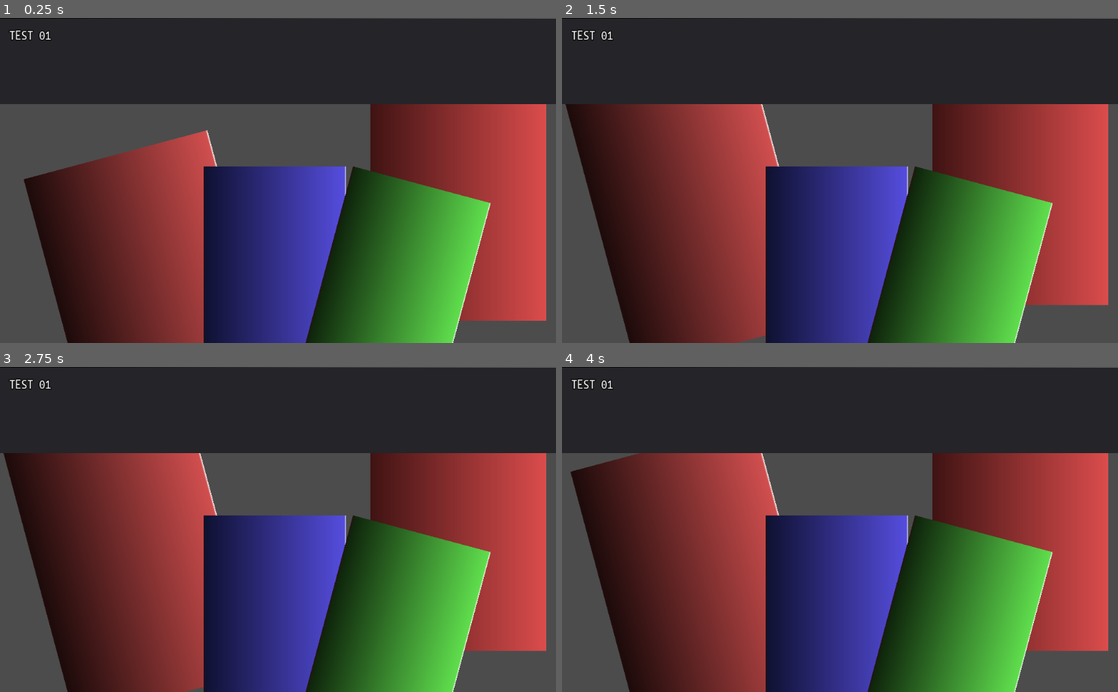
Above: before the commit, frames 1-4 (two rows, left to right).
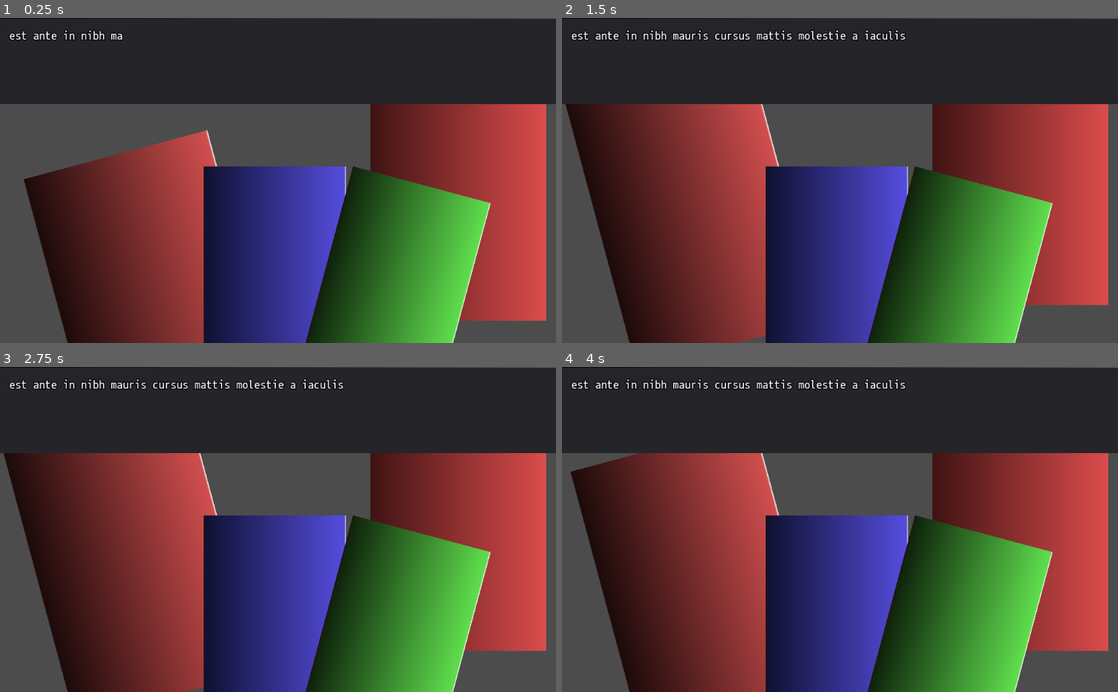
Above: after the commit, the same moments.

Repository: TomeSprout/slice-of-dice
Game: Godot game, scene res://src/stages/Level1.tscn
The game is run twice, just before and just after one commit, with the same random seed, the same clock (stepped at 60 frames per second) and the same inputs.
Inputs (mouse positions are in pixels of both pictures, inside the frame that each line leads up to):
- Up to frame 1 (0.25 s): no input
- Up to frame 2 (1.5 s): move the mouse to (1017, 183) at 0.52 s; hold Up (ui_up) 0.53-1.28 s; move the mouse to (695, 213) at 1.27 s; hold Down (ui_down) from 1.28 s (still down)
- Up to frame 3 (2.75 s): tap Enter at 2 s; move the mouse to (333, 458) at 2.02 s; release Down (ui_down) at 2.03 s; hold Up (ui_up) from 2.03 s (still down)
- Up to frame 4 (4 s): move the mouse to (812, 594) at 2.77 s; move the mouse to (1006, 578) at 3.52 s; release Up (ui_up) at 3.53 s; hold Down (ui_down) from 3.53 s (still down)

The runs differ from the first frame. In frame 1, 0.3% of the frame differs, in the area x 1-22%, y 3-7%; in frame 2, 0.7%, in the area x 1-62%, y 3-7%; in frame 3, 0.7%; in frame 4, 0.7%.

Commit message:
Update text_manip to start with game intro

Diff:
--- a/src/text_box/Text_Label.gd
+++ b/src/text_box/Text_Label.gd
@@ -43,4 +43,4 @@
 
 
 func text_manip() -> void:
-	self.text = GamepathTextStore.test_text_01
+	self.text = GamepathTextStore.text_p0_intro_01
